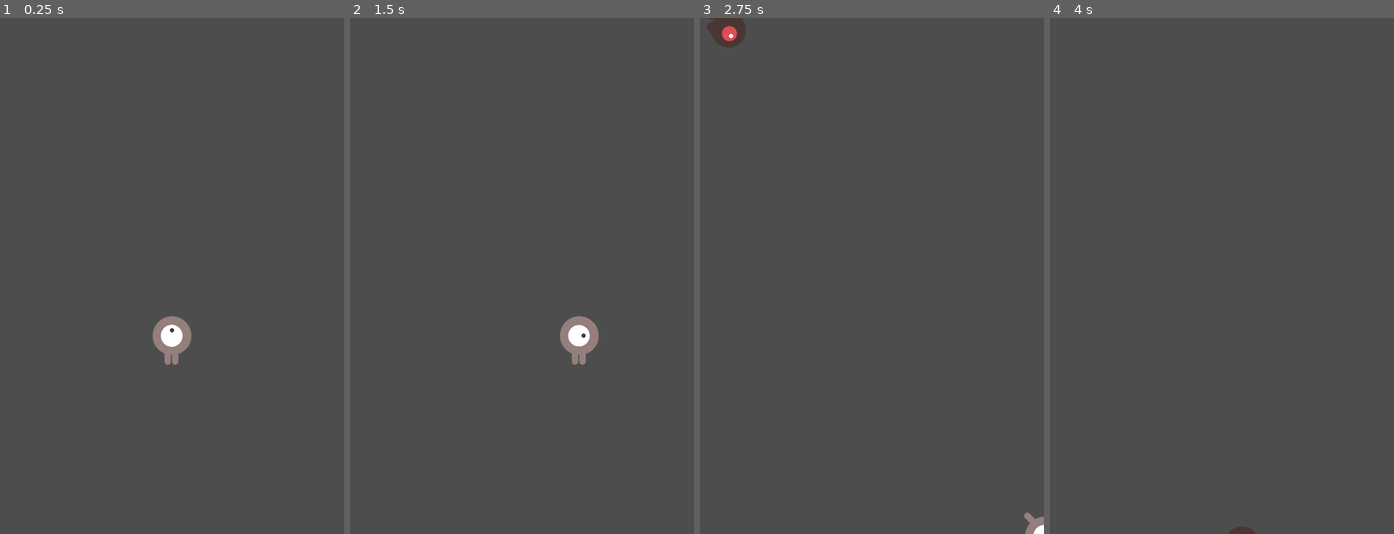
Above: before the commit, frames 1-4 (left to right).
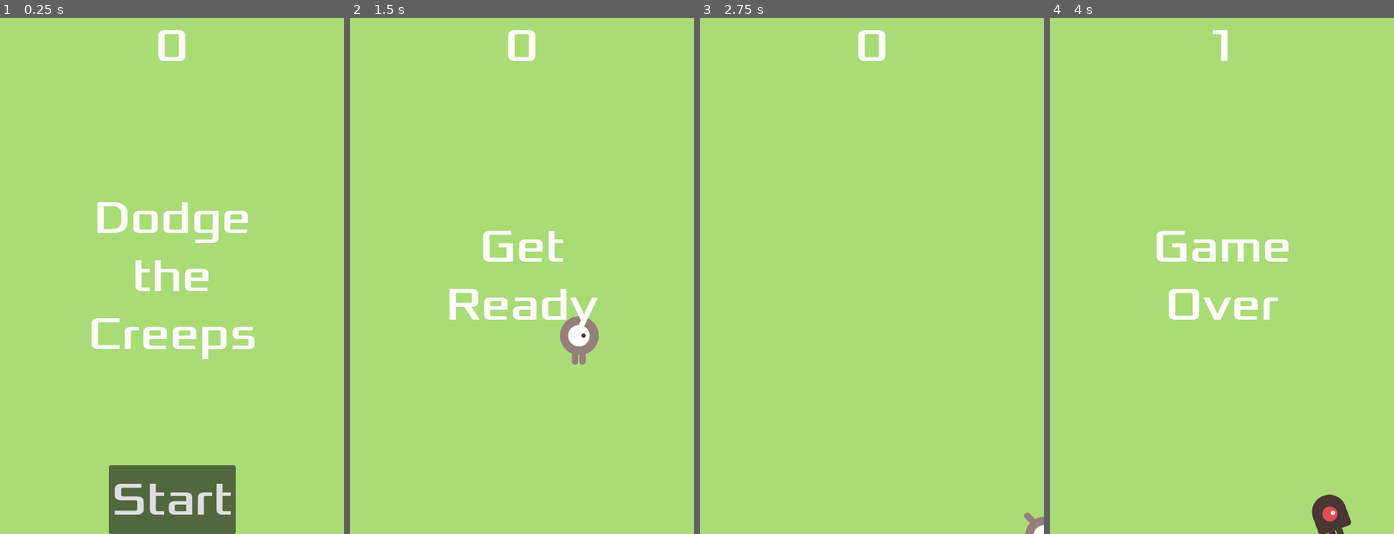
Above: after the commit, the same moments.

Repository: khoido2003/dodge_2d
Game: Godot game, scene res://main.tscn
Two runs of this game, one before a commit and one after it. Both use one fixed random seed, a clock stepped at 60 frames per second and the inputs below.
Inputs (mouse positions are in pixels of both pictures, inside the frame that each line leads up to):
- Up to frame 1 (0.25 s): no input
- Up to frame 2 (1.5 s): click (522, 497) at 0.5 s, where only the run after the commit has a clickable "Start"; tap Enter at 1.25 s; hold Right (move_right) from 1.28 s (still down)
- Up to frame 3 (2.75 s): release Right (move_right) at 2.03 s; hold Down (move_down) from 2.03 s (still down)
- Up to frame 4 (4 s): release Down (move_down) at 2.78 s; hold Right (move_right) 2.78-3.53 s; hold Up (move_up) from 3.53 s (still down)

The runs differ from the first frame. In frame 1, 100% of the frame differs, in the area x 0-100%, y 0-100%; in frame 2, 99%; in frame 3, 100%; in frame 4, 100%.

Commit message:
Add UI and music

Diff:
--- /dev/null
+++ b/hud.gd
@@ -0,0 +1,34 @@
+extends CanvasLayer
+
+signal start_game
+
+
+func show_message(text):
+	$Message.text = text
+	$Message.show()
+	$MessageTimer.start()
+
+
+func show_game_over():
+	show_message("Game Over")
+
+	await $MessageTimer.timeout
+
+	$Message.text = "Dodge the Creeps!"
+	$Message.show()
+
+	await get_tree().create_timer(1.0).timeout
+	$StartButton.show()
+
+
+func update_score(score):
+	$ScoreLabel.text = str(score)
+
+
+func _on_start_button_pressed() -> void:
+	$StartButton.hide()
+	start_game.emit()
+
+
+func _on_message_timer_timeout() -> void:
+	$Message.hide()
--- /dev/null
+++ b/hud.tscn
@@ -0,0 +1,65 @@
+[gd_scene load_steps=3 format=3 uid="uid://dyjrjrp32xdrk"]
+
+[ext_resource type="Script" path="res://hud.gd" id="1_ay1cn"]
+[ext_resource type="FontFile" uid="uid://duid4wp4p0xuy" path="res://fonts/Xolonium-Regular.ttf" id="1_r0o67"]
+
+[node name="HUD" type="CanvasLayer"]
+script = ExtResource("1_ay1cn")
+
+[node name="ScoreLabel" type="Label" parent="."]
+anchors_preset = 5
+anchor_left = 0.5
+anchor_right = 0.5
+offset_left = -240.0
+offset_right = 240.0
+offset_bottom = 78.0
+grow_horizontal = 2
+theme_override_fonts/font = ExtResource("1_r0o67")
+theme_override_font_sizes/font_size = 64
+text = "0"
+horizontal_alignment = 1
+vertical_alignment = 1
+
+[node name="Message" type="Label" parent="."]
+anchors_preset = 8
+anchor_left = 0.5
+anchor_top = 0.5
+anchor_right = 0.5
+anchor_bottom = 0.5
+offset_left = -20.0
+offset_top = -120.0
+offset_right = 20.0
+offset_bottom = 120.0
+grow_horizontal = 2
+grow_vertical = 2
+size_flags_horizontal = 4
+theme_override_fonts/font = ExtResource("1_r0o67")
+theme_override_font_sizes/font_size = 64
+text = "Dodge the Creeps
+"
+horizontal_alignment = 1
+vertical_alignment = 1
+autowrap_mode = 2
+
+[node name="StartButton" type="Button" parent="."]
+anchors_preset = 7
+anchor_left = 0.5
+anchor_top = 1.0
+anchor_right = 0.5
+anchor_bottom = 1.0
+offset_left = -79.0
+offset_top = -96.0
+offset_right = 79.0
+grow_horizontal = 2
+grow_vertical = 0
+theme_override_fonts/font = ExtResource("1_r0o67")
+theme_override_font_sizes/font_size = 64
+text = "Start
+"
+
+[node name="MessageTimer" type="Timer" parent="."]
+wait_time = 2.0
+one_shot = true
+
+[connection signal="pressed" from="StartButton" to="." method="_on_start_button_pressed"]
+[connection signal="timeout" from="MessageTimer" to="." method="_on_message_timer_timeout"]
--- a/main.gd
+++ b/main.gd
@@ -6,20 +6,31 @@
 
 # Called when the node enters the scene tree for the first time.
 func _ready() -> void:
-	new_game()
+	# new_game()
 	print("Ready")
 
 
 func game_over() -> void:
 	$ScoreTimer.stop()
 	$MobTimer.stop()
+	$Music.stop()
+	$DeathSound.play()
+	$HUD.show_game_over()
 
 
 func new_game():
+	get_tree().call_group("mobs", "queue_free")
 	score = 0
+	$HUD.update_score(score)
+	$HUD.show_message("Get Ready")
 	$Player.start($StartPosition.position)
 	$StartTimer.start()
+	$Music.play()
 	print("New game started")
+
+
+func _on_music_finished() -> void:
+	$Music.play()
 
 
 func _on_start_timer_timeout() -> void:
@@ -30,6 +41,7 @@
 
 func _on_score_timer_timeout() -> void:
 	score += 1
+	$HUD.update_score(score)
 
 
 func _on_mob_timer_timeout() -> void:
--- a/main.tscn
+++ b/main.tscn
@@ -1,8 +1,11 @@
-[gd_scene load_steps=5 format=3 uid="uid://b0yl20rwtxpr3"]
+[gd_scene load_steps=8 format=3 uid="uid://b0yl20rwtxpr3"]
 
 [ext_resource type="PackedScene" uid="uid://4e7tuuewp8mu" path="res://player.tscn" id="1_am7pp"]
 [ext_resource type="Script" path="res://main.gd" id="1_casp3"]
-[ext_resource type="PackedScene" uid="uid://duiddano7244i" path="res://mob.tscn" id="2_qivah"]
+[ext_resource type="PackedScene" uid="uid://duiddano7244i" path="res://mob.tscn" id="2_88783"]
+[ext_resource type="AudioStream" uid="uid://bbsorsjh8re0d" path="res://art/House In a Forest Loop.ogg" id="5_swrr8"]
+[ext_resource type="PackedScene" uid="uid://dyjrjrp32xdrk" path="res://hud.tscn" id="6_2ja0x"]
+[ext_resource type="AudioStream" uid="uid://i2cljw43tu6k" path="res://art/gameover.wav" id="6_b1nd3"]
 
 [sub_resource type="Curve2D" id="Curve2D_jevrs"]
 _data = {
@@ -12,9 +15,18 @@
 
 [node name="Main" type="Node"]
 script = ExtResource("1_casp3")
-mob_scene = ExtResource("2_qivah")
+mob_scene = ExtResource("2_88783")
+
+[node name="ColorRect" type="ColorRect" parent="."]
+anchors_preset = 15
+anchor_right = 1.0
+anchor_bottom = 1.0
+grow_horizontal = 2
+grow_vertical = 2
+color = Color(0.662745, 0.862745, 0.462745, 1)
 
 [node name="Player" parent="." instance=ExtResource("1_am7pp")]
+position = Vector2(245, 544)
 
 [node name="MobTimer" type="Timer" parent="."]
 wait_time = 0.5
@@ -35,7 +47,18 @@
 position = Vector2(3, -6)
 rotation = 0.00641017
 
+[node name="Music" type="AudioStreamPlayer2D" parent="."]
+stream = ExtResource("5_swrr8")
+volume_db = 5.0
+
+[node name="DeathSound" type="AudioStreamPlayer2D" parent="."]
+stream = ExtResource("6_b1nd3")
+volume_db = 5.0
+
+[node name="HUD" parent="." instance=ExtResource("6_2ja0x")]
+
 [connection signal="hit" from="Player" to="." method="game_over"]
 [connection signal="timeout" from="MobTimer" to="." method="_on_mob_timer_timeout"]
 [connection signal="timeout" from="ScoreTimer" to="." method="_on_score_timer_timeout"]
 [connection signal="timeout" from="StartTimer" to="." method="_on_start_timer_timeout"]
+[connection signal="start_game" from="HUD" to="." method="new_game"]
--- a/mob.tscn
+++ b/mob.tscn
@@ -48,7 +48,7 @@
 radius = 28.0
 height = 78.0
 
-[node name="Mob" type="RigidBody2D"]
+[node name="Mob" type="RigidBody2D" groups=["mobs"]]
 position = Vector2(243, 130)
 collision_mask = 0
 gravity_scale = 0.0
--- a/project.godot
+++ b/project.godot
@@ -47,3 +47,8 @@
 "events": [Object(InputEventKey,"resource_local_to_scene":false,"resource_name":"","device":0,"window_id":0,"alt_presse …(194 unchanged characters)…
 ]
 }
+start_game={
+"deadzone": 0.5,
+"events": [Object(InputEventKey,"resource_local_to_scene":false,"resource_name":"","device":0,"window_id":0,"alt_pressed":false,"shift_pressed":false,"ctrl_pressed":false,"meta_pressed":false,"pressed":false,"keycode":0,"physical_keycode":4194309,"key_label":0,"unicode":0,"location":0,"echo":false,"script":null)
+]
+}
